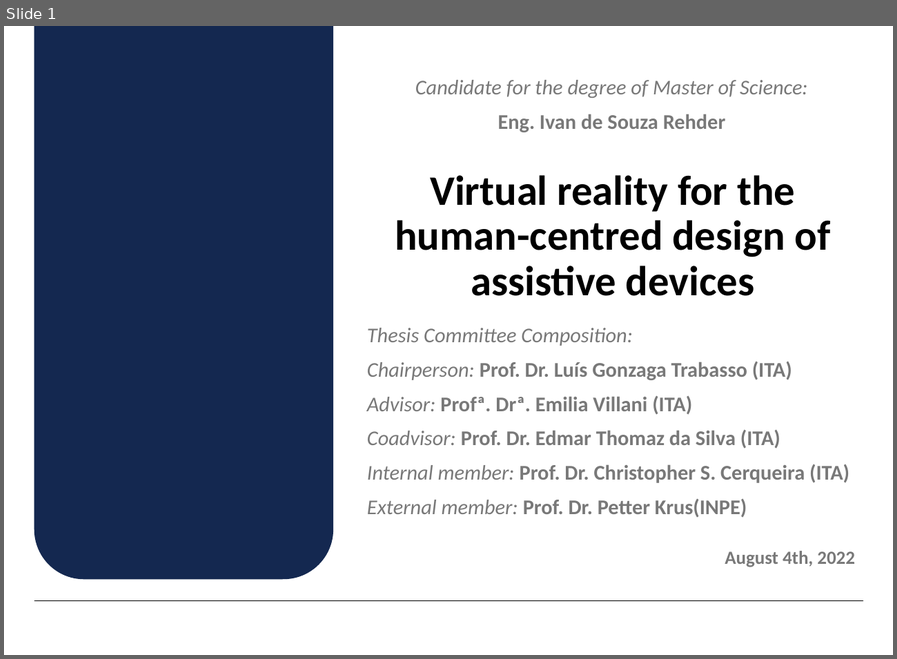
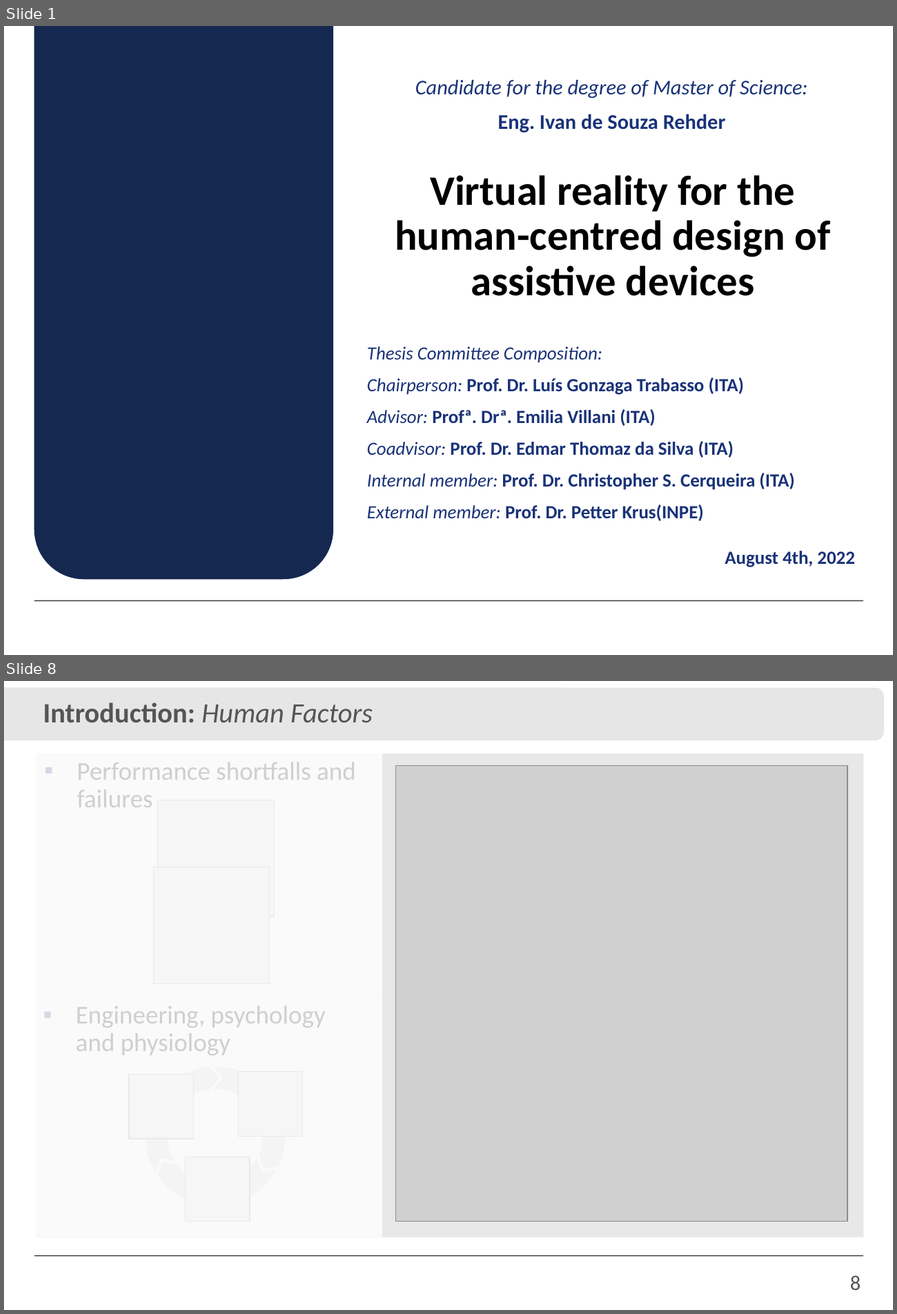
Before and after one commit to IvanRehder/Dissertacao, a slide deck: Apresentação/Apresentação.pptx. Shown one above the other, each under a label of ours: slide 1 before the commit, slides 1 and 8 after it; the slides between them are not shown. The pictures are 897x659 and 897x1314 pixels, drawn with LibreOffice and Linux fonts; fonts in the diff are those of the drawing; grey boxes stand for pictures; background and template pictures are left out. Boxes give left, top, right and bottom in pixels: in the first picture for what was removed or moved away, otherwise in the second. Text is boxed around its words. In the diff, an @@ line names an element or a change of style, - is before the commit and + after.

```diff
--- a/Apresentação/Apresentação.pptx
+++ b/Apresentação/Apresentação.pptx
@@ slide 8 added at [4, 681, 893, 1310], background #FFFFFF; not listed: 1 template element that a slide beside it also shows @@
@@ rounded rectangle added at [4, 688, 884, 740], fill #E6E6E6 @@
@@ text added at [43, 702, 372, 722], 24 pt, text #555555, bold @@
+Introduction: Human Factors
@@ rectangle added at [36, 754, 864, 1237], fill #D2D2D2 at 50% opacity @@
@@ rectangle added at [36, 751, 381, 993], fill #FFFFFF at 81% opacity @@
@@ text added at [77, 762, 356, 807], 22 pt, text #000000 @@
+▪ Performance shortfalls and failures
@@ picture added at [396, 766, 847, 1221] @@
@@ picture added at [157, 800, 274, 916] @@
@@ picture added at [153, 867, 270, 983] @@
@@ rectangle added at [36, 994, 381, 1237], fill #FFFFFF at 81% opacity @@
@@ text added at [76, 1006, 326, 1055], 22 pt, text #000000 @@
+▪ Engineering, psychology and physiology
@@ group added at [129, 1066, 302, 1221]: 3 freeform shapes, 3 pictures @@
@@ page number added at [850, 1275, 860, 1290], 18 pt, text #555555 @@
+8
@@ slide 1 changed as well @@
@@ text "Candidate for the degree of ..." at [415, 80, 807, 132]: text colour #787878 to #193278 @@
@@ text "Thesis Committee Composition:": place and size @@
-text "Thesis Committee Composition:" at [367, 328, 849, 517]
+text "Thesis Committee Composition:" at [367, 346, 794, 521]
@@ text "Thesis Committee Composition:" at [367, 346, 794, 521]: size 18 to 16 pt, text colour #787878 to #193278 @@
@@ text "August 4th, 2022" at [724, 550, 855, 567]: text colour #787878 to #193278 @@
```
Also in this commit, not shown: 34 other slides added, 1 slide removed, 28 other files.
